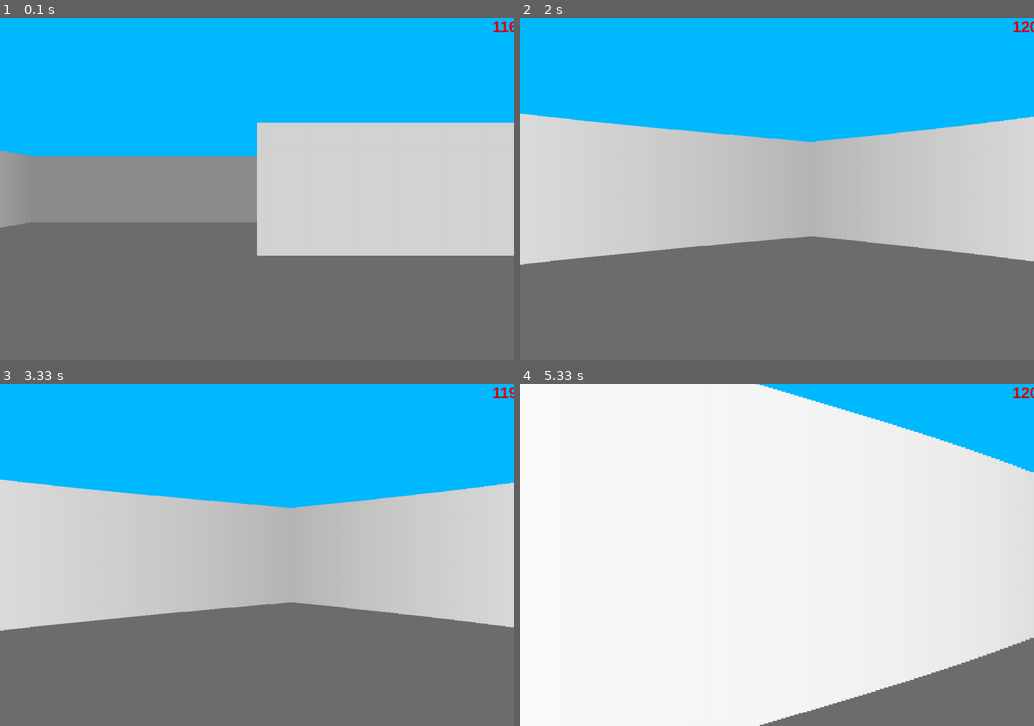
Above: before the commit, frames 1-4 (two rows, left to right).
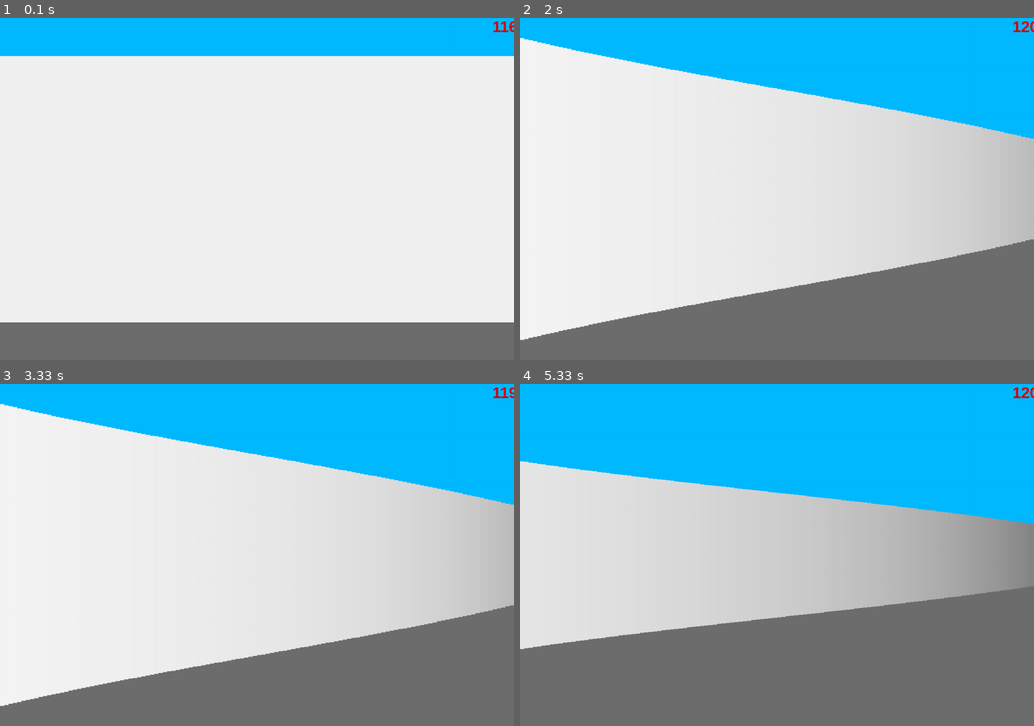
Above: after the commit, the same moments.

Repository: axelsvenn/pygame-project
Game: pygame game, started from main_program.py
Two runs of this game, one before a commit and one after it. Both use one fixed random seed, a clock stepped at 60 frames per second and the inputs below.
Inputs:
- Up to frame 1 (0.1 s): no input
- Up to frame 2 (2 s): hold Right 0.33-0.8 s; hold Right 0.83-1.3 s; hold Left 1.33-1.87 s; hold Left from 1.9 s (still down)
- Up to frame 3 (3.33 s): release Left at 2.3 s; hold Right 2.33-2.97 s; hold Left from 3 s (still down)
- Up to frame 4 (5.33 s): release Left at 3.47 s; hold Right 3.5-3.97 s; hold D 3.5-3.97 s; hold Right 4-4.47 s; hold D 4-4.47 s; hold Left 4.5-5.03 s; hold A 4.5-5.03 s; hold Left from 5.07 s (still down); hold A from 5.07 s (still down)

The runs differ from the first frame. In frame 1, 78% of the frame differs, in the area x 0-100%, y 11-89%; in frame 2, 51%; in frame 3, 51%; in frame 4, 79%, in the area x 0-100%, y 0-100%.

Commit message:
master + player.pos

Diff:
--- a/labyrinth.py
+++ b/labyrinth.py
@@ -86,8 +86,8 @@
         map_labyrinth[i][0] = "W"
         map_labyrinth[i][-1] = "W"
 
+    return map_labyrinth
 
-    return map_labyrinth
 
 if __name__ == "_main__":
     print(*map(lambda x: "".join(x), lab_map()), sep="\n")
--- a/settings.py
+++ b/settings.py
@@ -21,7 +21,7 @@
 SCALE = WIDTH // NUM_RAYS
 
 # player settings
-player_pos = (HALF_WIDTH, HALF_HEIGHT)
+player_pos = (150, 150)
 player_angle = 0
 player_speed = 2
 
